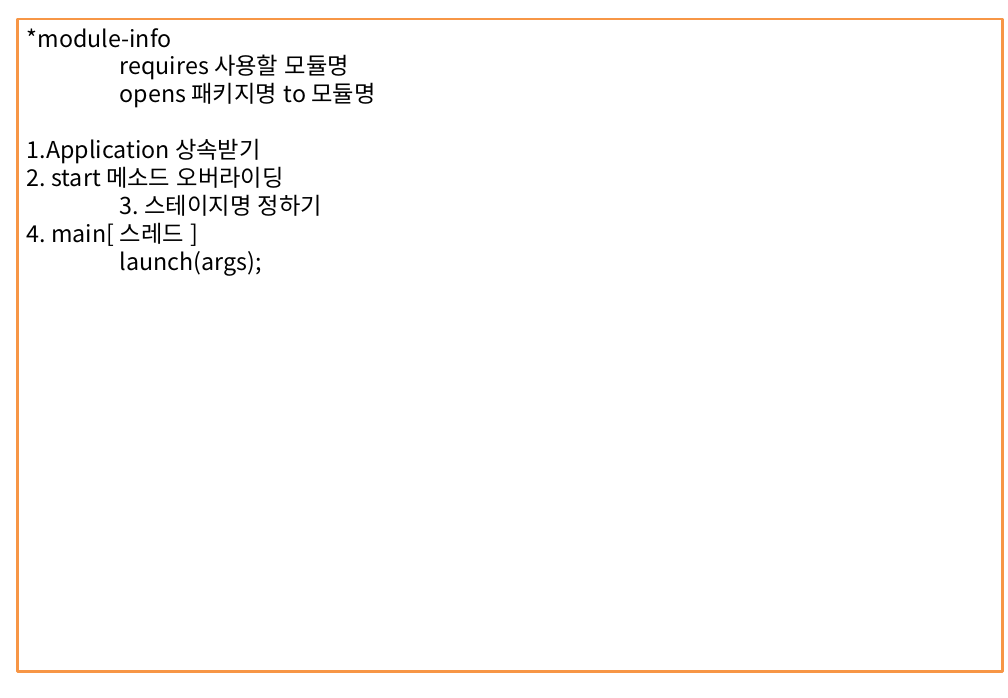
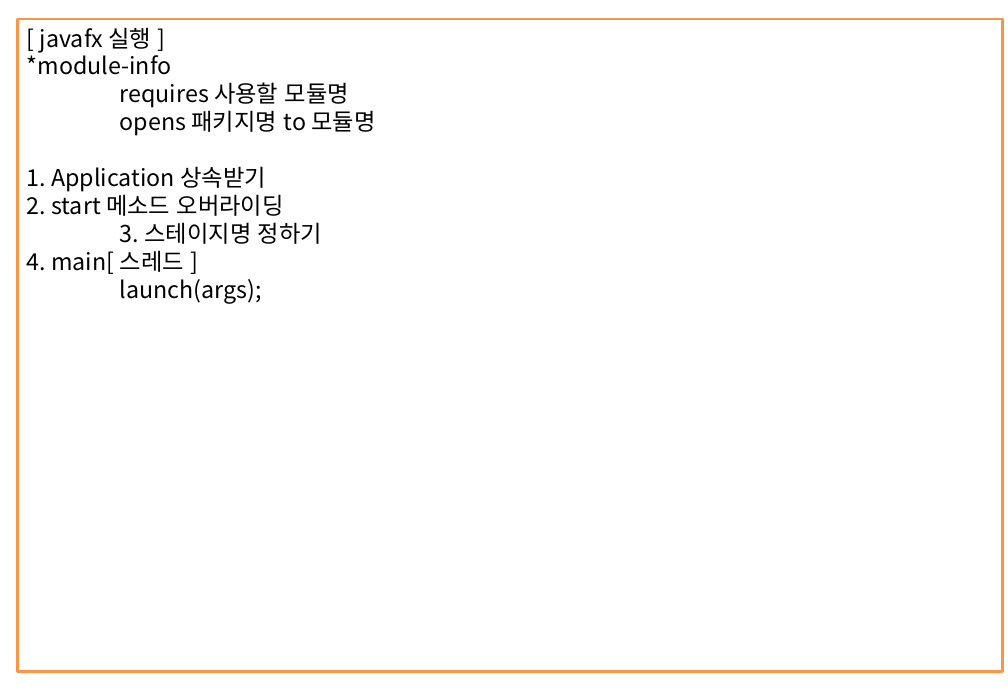
Before and after one commit to itdanja/web_ezen_1, a slide deck: slide 24 of java1/src/정리함/JAVA정리.pptx. Drawn at 1008x698 pixels with LibreOffice and Linux fonts; fonts in the diff are those of the drawing. Boxes give left, top, right and bottom in pixels: in the first picture for what was removed or moved away, otherwise in the second. Text is boxed around its words. In the diff, an @@ line names an element or a change of style, - is before the commit and + after.

```diff
--- a/java1/src/정리함/JAVA정리.pptx
+++ b/java1/src/정리함/JAVA정리.pptx
@@ text in rectangle at bbox=[40, 27, 151, 53]: paragraph added @@
+[ javafx 실행 ]
@@ text in rectangle at bbox=[27, 166, 266, 192]: spaces changed @@
-1.Application 상속받기
+1. Application 상속받기
```
Also in this commit, not shown: 1 other slide changed, 2 slides added, 3 other files.
